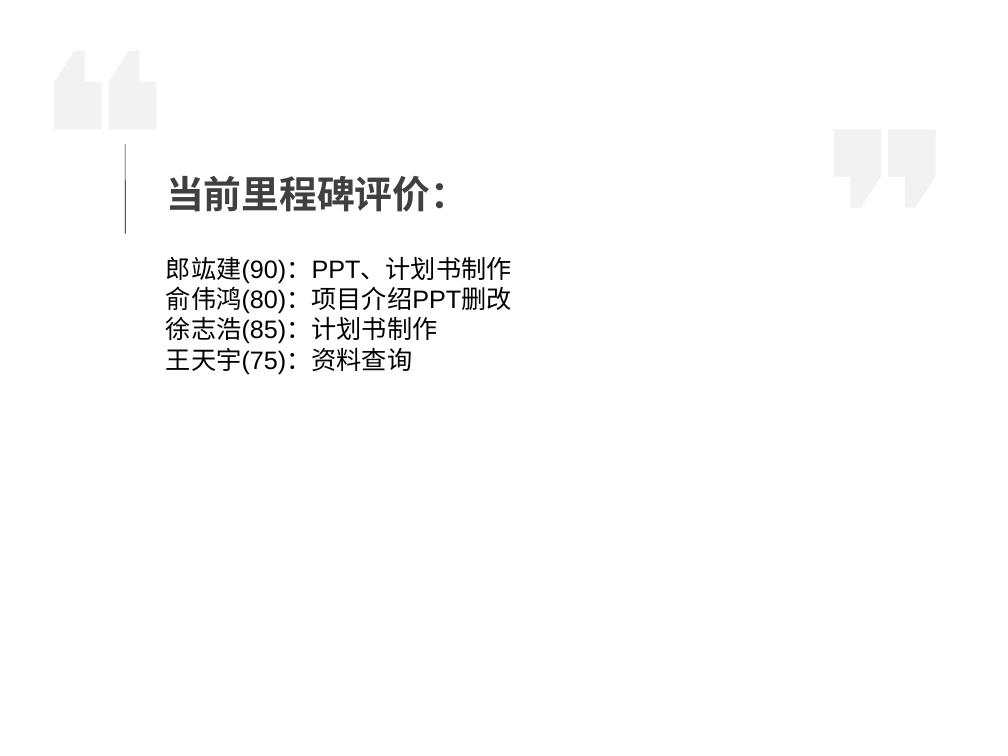
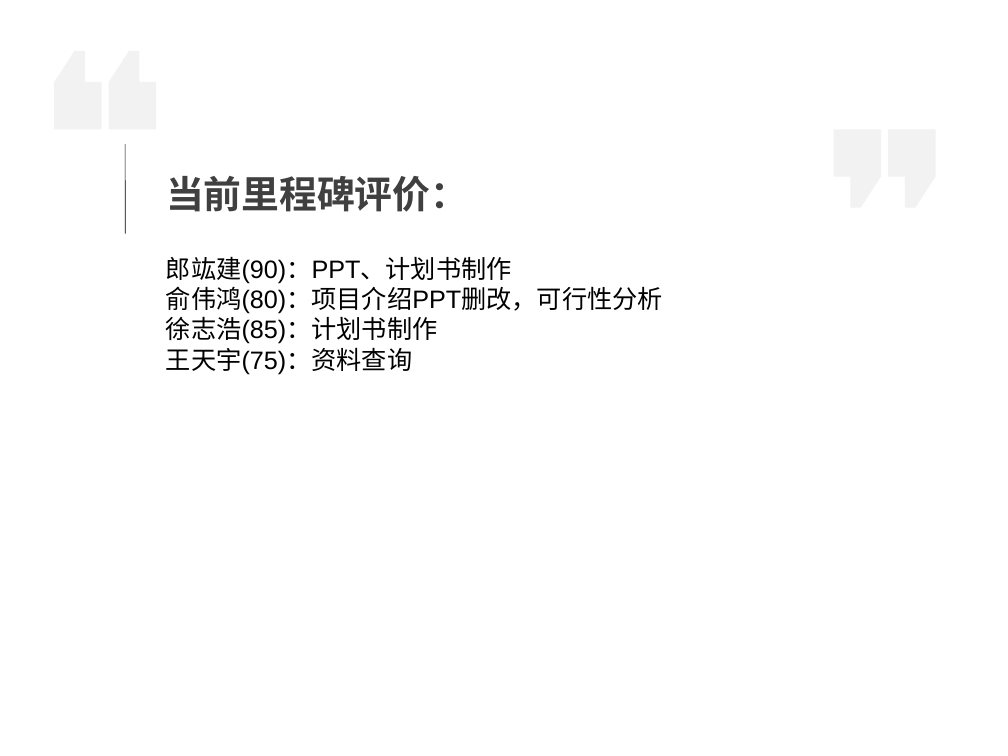
Before and after one commit to agukl/tankWar, a slide deck: slide 9 of 坦克大战.ppt. Drawn at 1008x756 pixels with LibreOffice and Linux fonts; fonts in the diff are those of the drawing. Boxes give left, top, right and bottom in pixels: in the first picture for what was removed or moved away, otherwise in the second. Text is boxed around its words. In the diff, an @@ line names an element or a change of style, - is before the commit and + after.

```diff
--- a/坦克大战.ppt
+++ b/坦克大战.ppt
@@ text at (x1=166, y1=282, x2=663, y2=314): text changed @@
-俞伟鸿(80)：项目介绍PPT删改
+俞伟鸿(80)：项目介绍PPT删改，可行性分析
```
Also in this commit, not shown: 4 other files.
